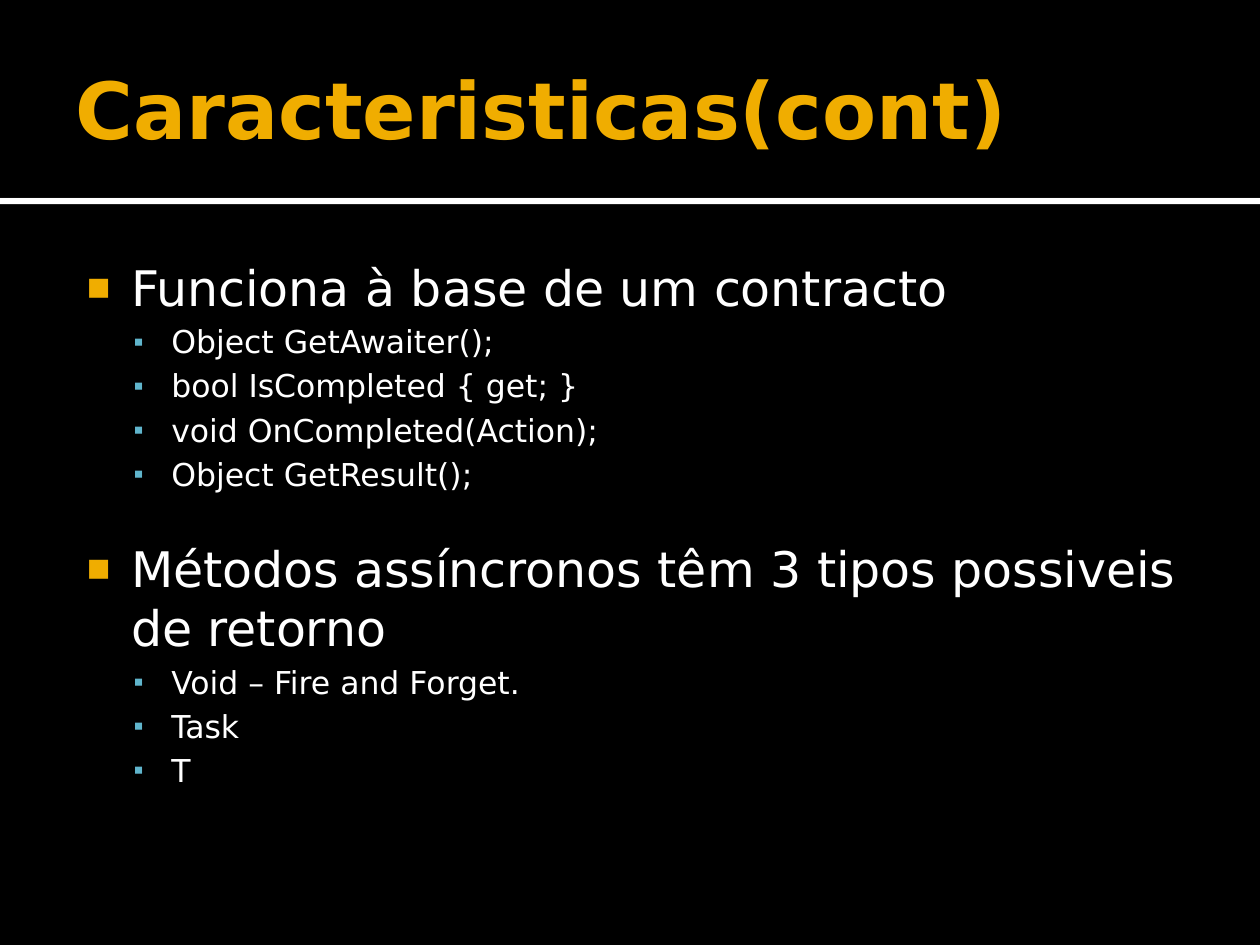
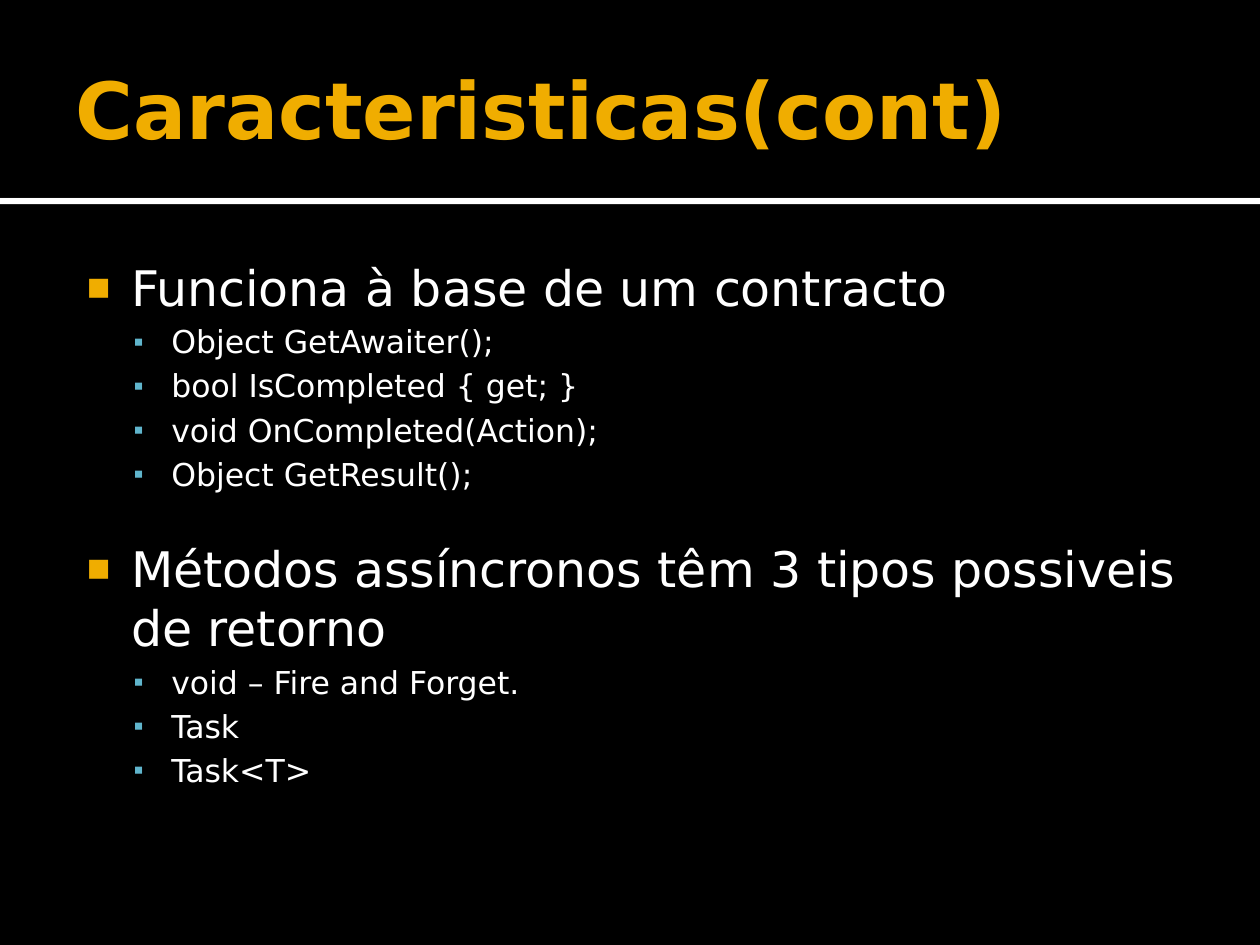
Before and after one commit to DVDPT/Programmatically-Speaking-Repository, a slide deck: slide 9 of AsyncStuff/AsyncDemo/Slides.pptx. Drawn at 1260x945 pixels with LibreOffice and Linux fonts; fonts in the diff are those of the drawing. Boxes give left, top, right and bottom in pixels: in the first picture for what was removed or moved away, otherwise in the second. Text is boxed around its words. In the diff, an @@ line names an element or a change of style, - is before the commit and + after.

```diff
--- a/AsyncStuff/AsyncDemo/Slides.pptx
+++ b/AsyncStuff/AsyncDemo/Slides.pptx
@@ text at box(171, 670, 519, 701): text changed @@
-  ▪ Void – Fire and Forget.
+  ▪ void – Fire and Forget.
@@ text at box(171, 758, 311, 783): text changed @@
-  ▪ T
+  ▪ Task<T>
```
Also in this commit, not shown: 5 other slides changed, 20 other files.
